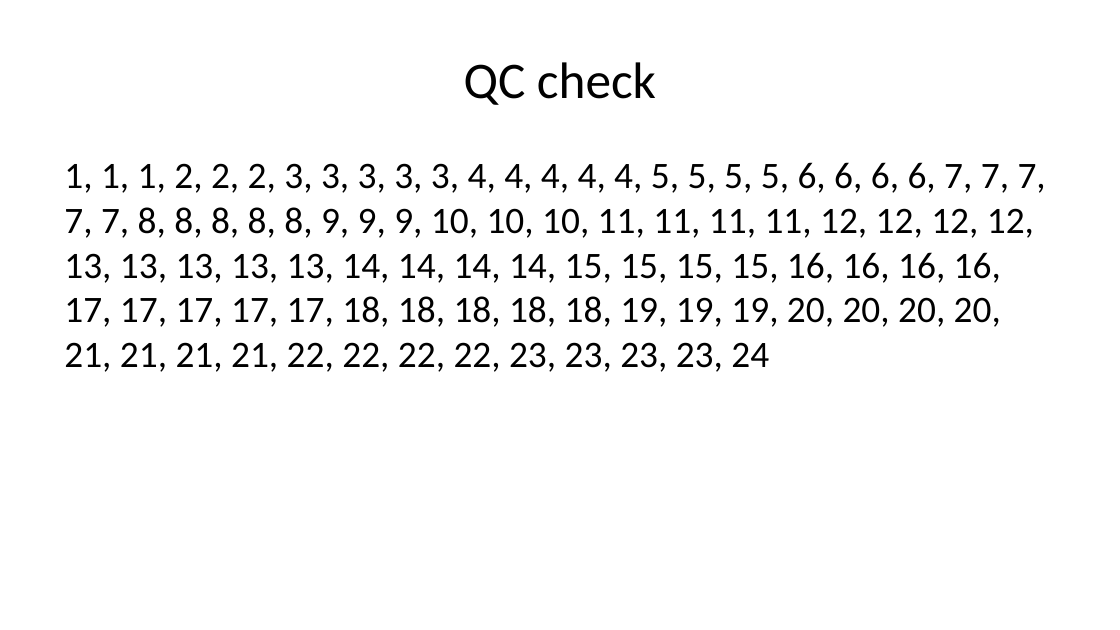
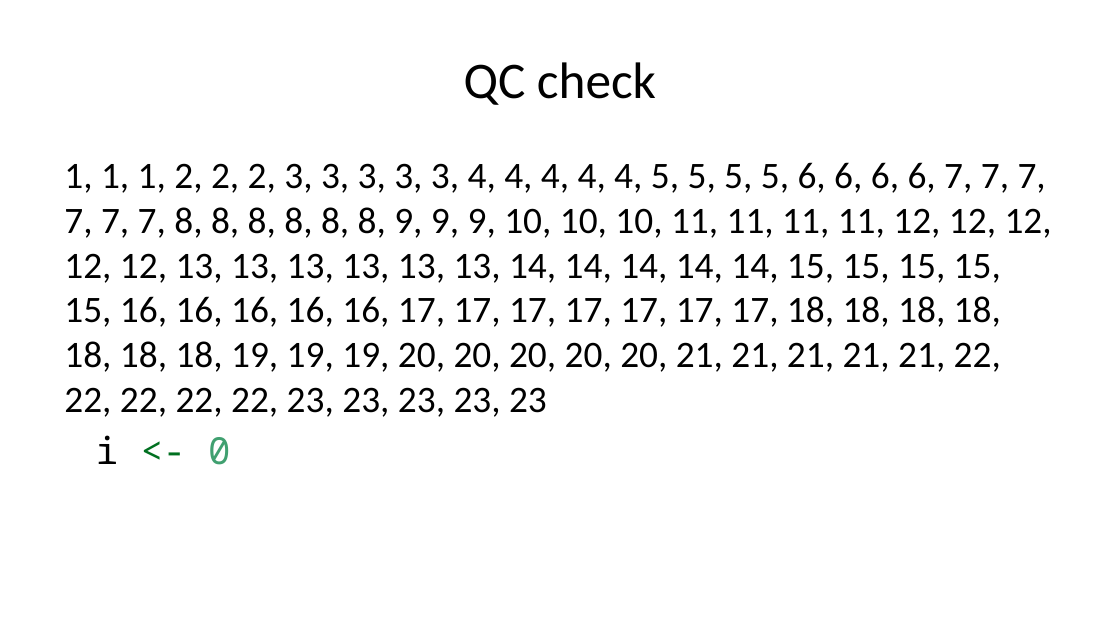
Before and after one commit to pmean/introduction-to-SAS, a slide deck: slide 3 of results/test-code.pptx. Drawn at 1120x630 pixels with LibreOffice and Linux fonts; fonts in the diff are those of the drawing. Boxes give left, top, right and bottom in pixels: in the first picture for what was removed or moved away, otherwise in the second. Text is boxed around its words. In the diff, an @@ line names an element or a change of style, - is before the commit and + after.

```diff
--- a/results/test-code.pptx
+++ b/results/test-code.pptx
@@ text at box(64, 162, 1052, 465): text changed @@
-1, 1, 1, 2, 2, 2, 3, 3, 3, 3, 3, 4, 4, 4, 4, 4, 5, 5, 5, 5, 6, 6, 6, 6, 7, 7, 7, 7, 7, 8, 8, 8, 8, 8, 9, 9, 9, 10, 10, 10, 11, 11, 11, 11, 12, 12, 12, 12, 13, 13, 13, 13, 13, 14, 14, 14, 14, 15, 15, 15, 15, 16, 16, 16, 16, 17, 17, 17, 17, 17, 18, 18, 18, 18, 18, 19, 19, 19, 20, 20, 20, 20, 21, 21, 21, 21, 22, 22, 22, 22, 23, 23, 23, 23, 24
+1, 1, 1, 2, 2, 2, 3, 3, 3, 3, 3, 4, 4, 4, 4, 4, 5, 5, 5, 5, 6, 6, 6, 6, 7, 7, 7, 7, 7, 7, 8, 8, 8, 8, 8, 8, 9, 9, 9, 10, 10, 10, 11, 11, 11, 11, 12, 12, 12, 12, 12, 13, 13, 13, 13, 13, 13, 14, 14, 14, 14, 14, 15, 15, 15, 15, 15, 16, 16, 16, 16, 16, 17, 17, 17, 17, 17, 17, 17, 18, 18, 18, 18, 18, 18, 18, 19, 19, 19, 20, 20, 20, 20, 20, 21, 21, 21, 21, 21, 22, 22, 22, 22, 22, 23, 23, 23, 23, 23
+i <- 0
```
Also in this commit, not shown: 13 other slides changed, 50 slides added, 2 other files.
